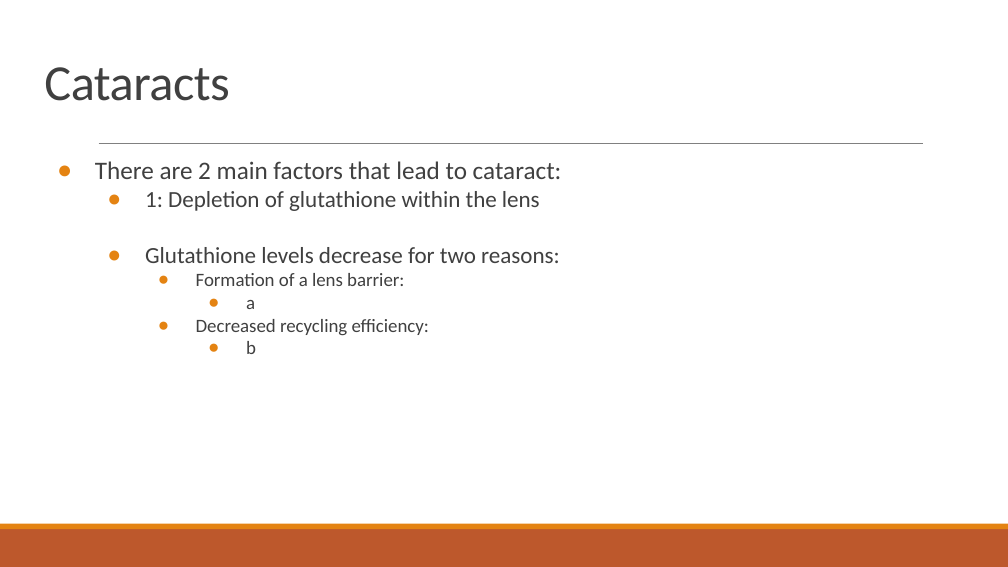
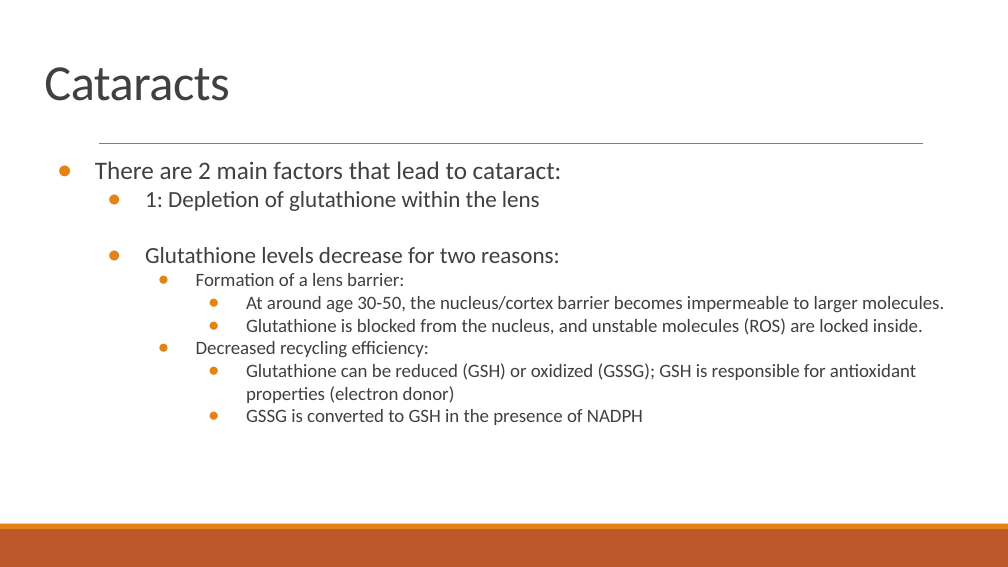
Before and after one commit to dyaom/REHS-2019, a slide deck: slide 5 of Cataract.pptx. Drawn at 1008x567 pixels with LibreOffice and Linux fonts; fonts in the diff are those of the drawing. Boxes give left, top, right and bottom in pixels: in the first picture for what was removed or moved away, otherwise in the second. Text is boxed around its words. In the diff, an @@ line names an element or a change of style, - is before the commit and + after.

```diff
--- a/Cataract.pptx
+++ b/Cataract.pptx
@@ text at <box>246,296,944,335</box>: text changed @@
-      ● a
+      ● At around age 30-50, the nucleus/cortex barrier becomes impermeable to larger molecules.
+      ● Glutathione is blocked from the nucleus, and unstable molecules (ROS) are locked inside.
@@ text at <box>246,363,916,425</box>: text changed @@
-      ● b
+      ● Glutathione can be reduced (GSH) or oxidized (GSSG); GSH is responsible for antioxidant properties (electron donor)
+      ● GSSG is converted to GSH in the presence of NADPH
```
Also in this commit, not shown: 5 other files.
